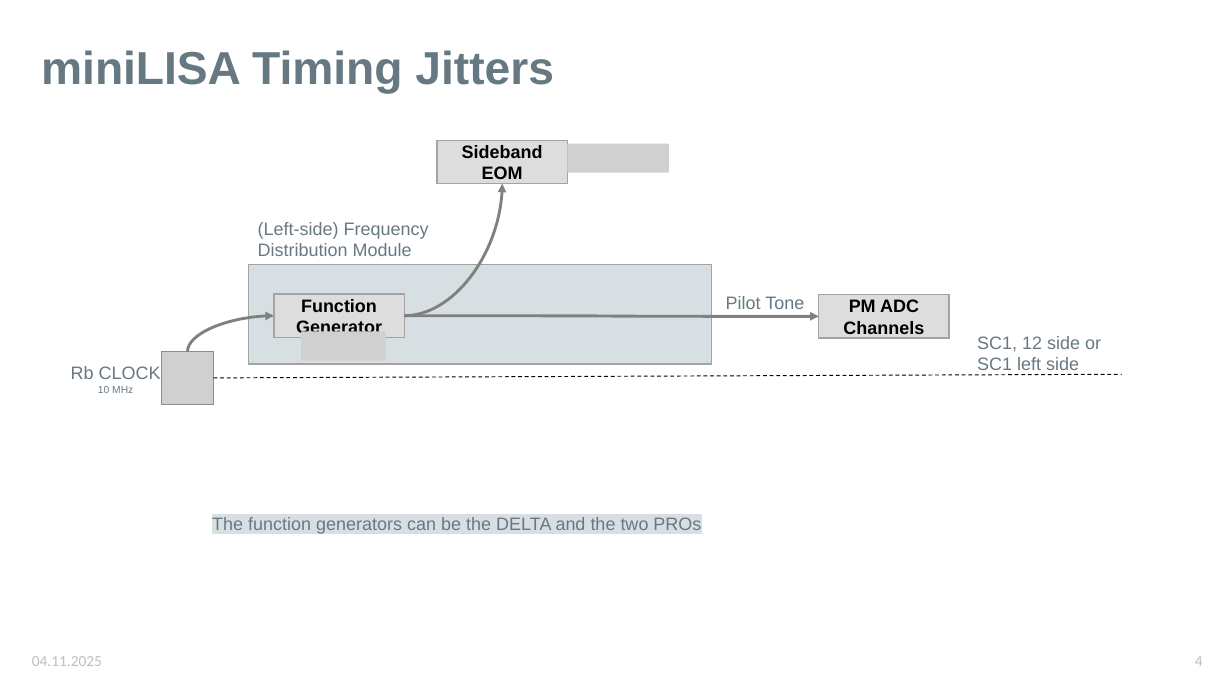
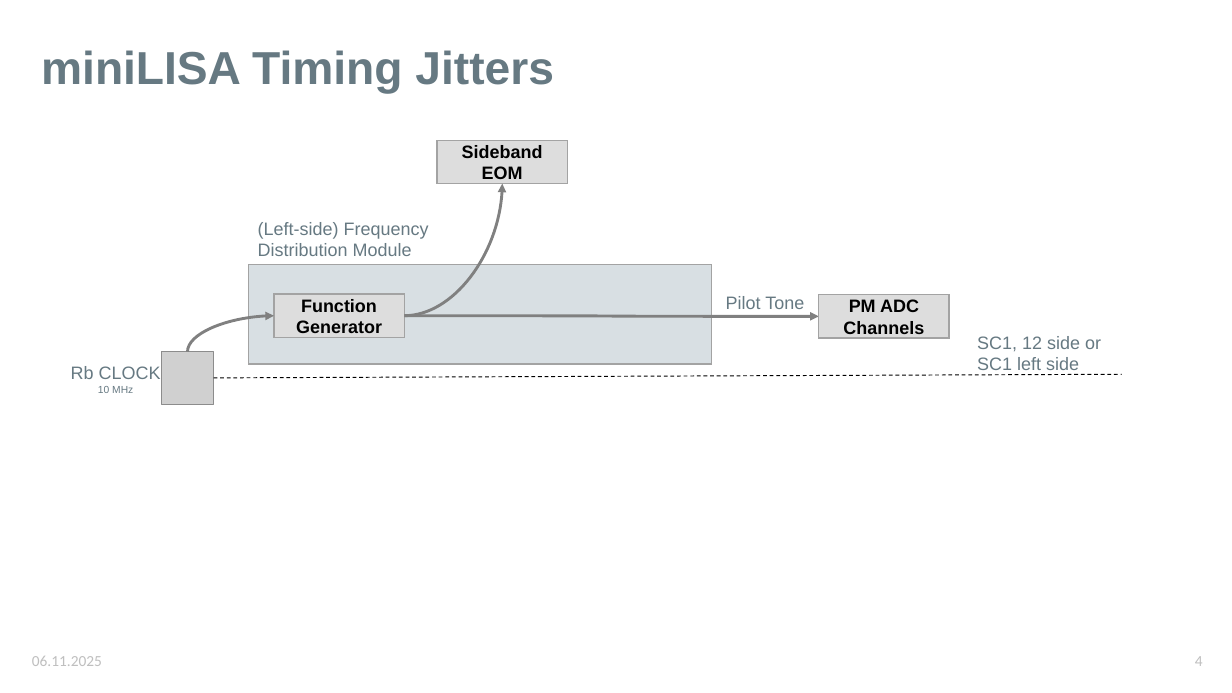
Before and after one commit to karinkruuse/Esitlused, a slide deck: slide 4 of frequency distribution.pptx. Drawn at 1232x693 pixels with LibreOffice and Linux fonts; fonts in the diff are those of the drawing; grey boxes stand for pictures. Boxes give left, top, right and bottom in pixels: in the first picture for what was removed or moved away, otherwise in the second. Text is boxed around its words. In the diff, an @@ line names an element or a change of style, - is before the commit and + after.

```diff
--- a/frequency distribution.pptx
+++ b/frequency distribution.pptx
@@ picture removed at bbox=[567, 143, 669, 173] @@
@@ picture removed at bbox=[301, 332, 386, 361] @@
@@ text removed at bbox=[212, 517, 701, 534] @@
-The function generators can be the DELTA and the two PROs
@@ text at bbox=[32, 656, 102, 666]: text changed @@
-04.11.2025
+06.11.2025
```
Also in this commit, not shown: 4 other slides changed, 4 slides added, 3 other files.
